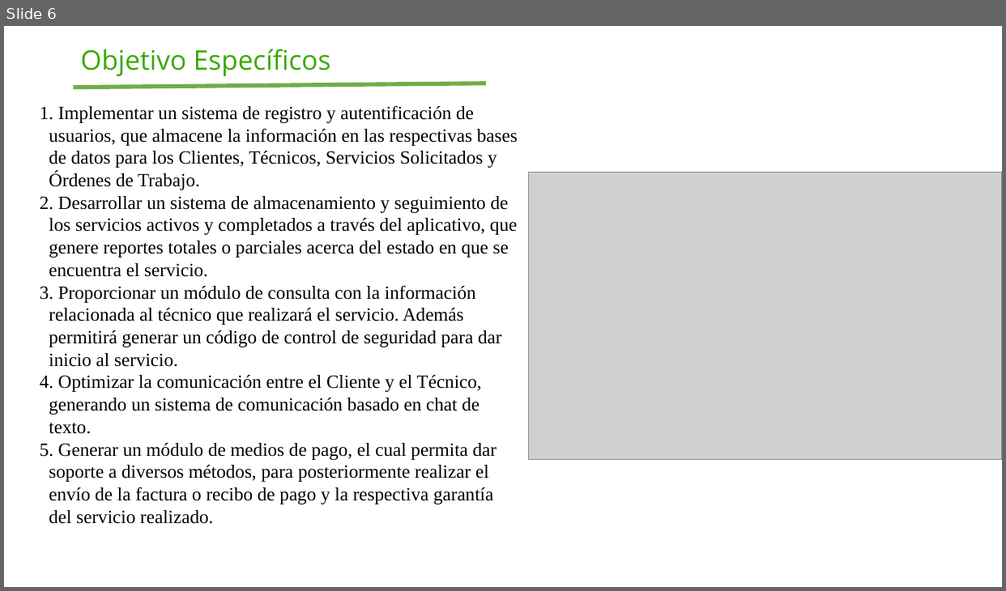
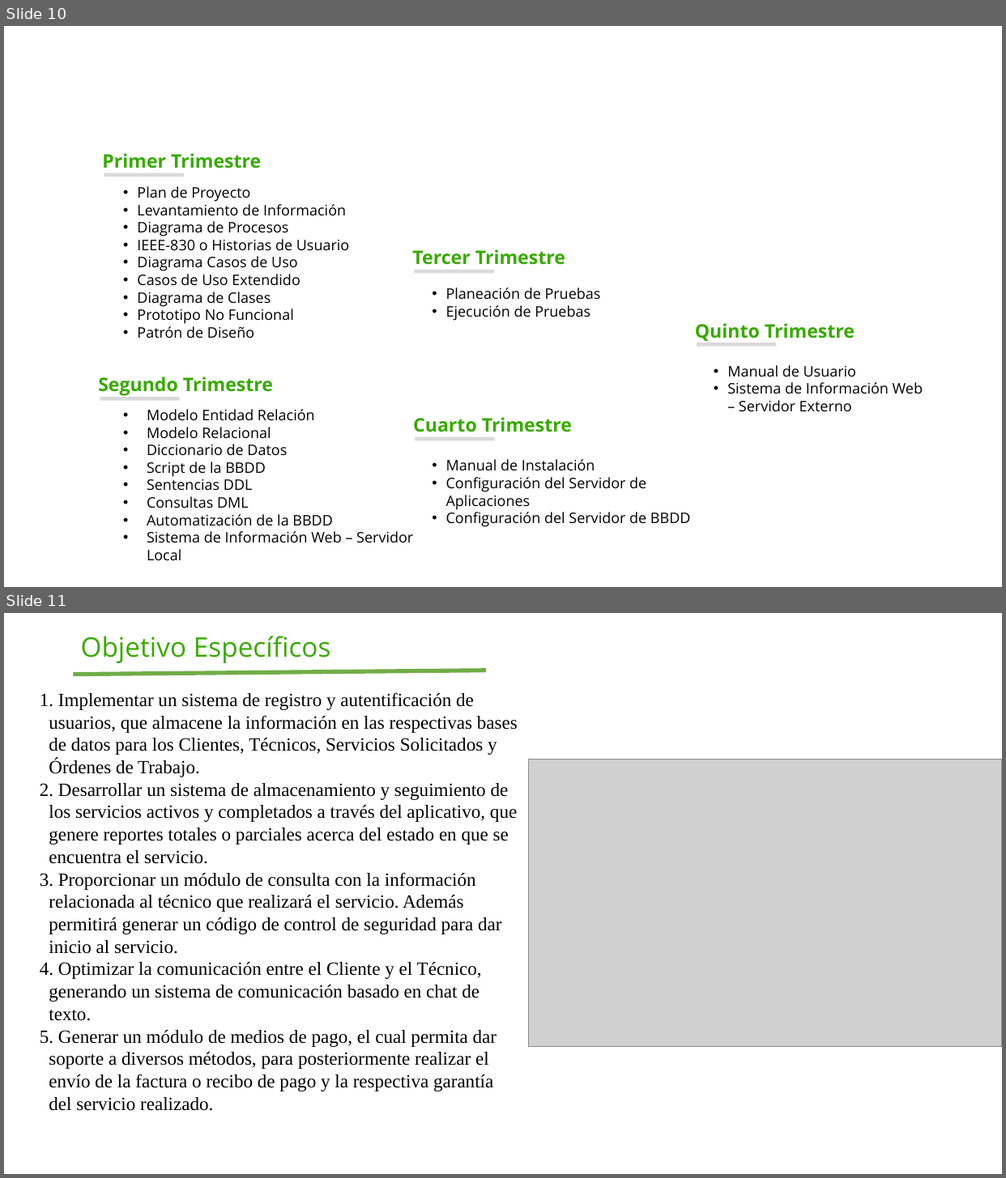
Before and after one commit to AlejandroMadrigalDev/Sistema_Gestion_Servicios_Tecnicos, a slide deck: _docs/Trimestre_2/00_Contextualizacion/7. Presentación.pptx. Shown one above the other, each under a label of ours: slide 6 before the commit, slides 10 and 11 after it. The pictures are 1006x591 and 1006x1178 pixels, drawn with LibreOffice and Linux fonts; fonts in the diff are those of the drawing; grey boxes stand for pictures; background and template pictures are left out. Boxes give left, top, right and bottom in pixels: in the first picture for what was removed or moved away, otherwise in the second. Text is boxed around its words. In the diff, an @@ line names an element or a change of style, - is before the commit and + after.

```diff
--- a/_docs/Trimestre_2/00_Contextualizacion/7. Presentación.pptx
+++ b/_docs/Trimestre_2/00_Contextualizacion/7. Presentación.pptx
@@ slide 10 added at <box>4,26,1002,587</box>, background picture (left out) @@
@@ title added at <box>41,35,902,143</box>, 32 pt, text #FFFFFF @@
+Entregables Proyecto Formativo
+por Trimestre
@@ rectangle added at <box>716,68,804,112</box>, outline #FFFFFF 0.75 pt, 16 pt, text #FFFFFF, bold @@
+Logo Sistema
@@ rectangle added at <box>804,68,893,112</box>, outline #FFFFFF 0.75 pt, 16 pt, text #FFFFFF, bold @@
+Logo Empresa
@@ text added at <box>102,153,261,169</box>, 18 pt, text #38AA00, bold @@
+Primer Trimestre
@@ rectangle added at <box>104,173,184,177</box>, fill #D9D9D9 @@
@@ text added at <box>137,186,349,338</box>, 14 pt, text #000000 @@
+• Plan de Proyecto
+• Levantamiento de Información
+• Diagrama de Procesos
+• IEEE-830 o Historias de Usuario
+• Diagrama Casos de Uso
+• Casos de Uso Extendido
+• Diagrama de Clases
+• Prototipo No Funcional
+• Patrón de Diseño
@@ text added at <box>412,250,565,265</box>, 18 pt, text #38AA00, bold @@
+Tercer Trimestre
@@ rectangle added at <box>414,270,493,274</box>, fill #D9D9D9 @@
@@ text added at <box>446,288,601,321</box>, 14 pt, text #000000 @@
+• Planeación de Pruebas
+• Ejecución de Pruebas
@@ text added at <box>695,323,854,341</box>, 18 pt, text #38AA00, bold @@
+Quinto Trimestre
@@ rectangle added at <box>697,343,777,347</box>, fill #D9D9D9 @@
@@ text added at <box>727,365,923,412</box>, 14 pt, text #000000 @@
+• Manual de Usuario
+• Sistema de Información Web – Servidor Externo
@@ text added at <box>98,377,273,396</box>, 18 pt, text #38AA00, bold @@
+Segundo Trimestre
@@ rectangle added at <box>100,397,179,401</box>, fill #D9D9D9 @@
@@ text added at <box>147,409,413,561</box>, 14 pt, text #000000 @@
+• Modelo Entidad Relación
+• Modelo Relacional
+• Diccionario de Datos
+• Script de la BBDD
+• Sentencias DDL
+• Consultas DML
+• Automatización de la BBDD
+• Sistema de Información Web – Servidor Local
@@ text added at <box>413,417,572,433</box>, 18 pt, text #38AA00, bold @@
+Cuarto Trimestre
@@ rectangle added at <box>415,437,494,441</box>, fill #D9D9D9 @@
@@ text added at <box>446,459,691,527</box>, 14 pt, text #000000 @@
+• Manual de Instalación
+• Configuración del Servidor de Aplicaciones
+• Configuración del Servidor de BBDD
@@ what was slide 6 is now slide 11 @@
```
Also in this commit, not shown: 1 slide changed, 8 other slides added, 27 slides removed, 1 other file.
